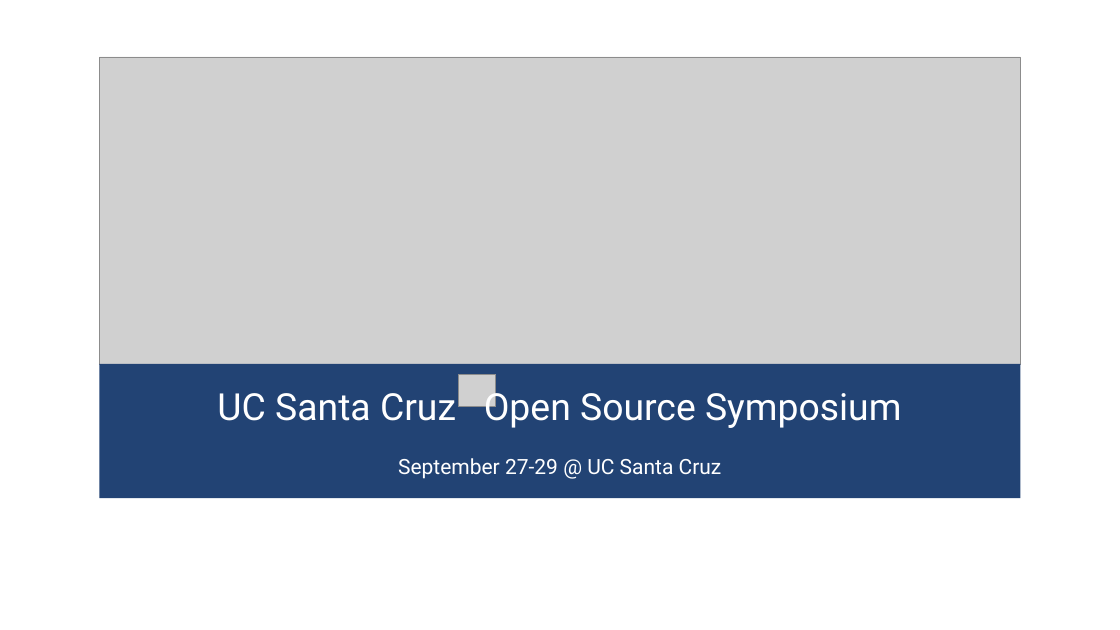
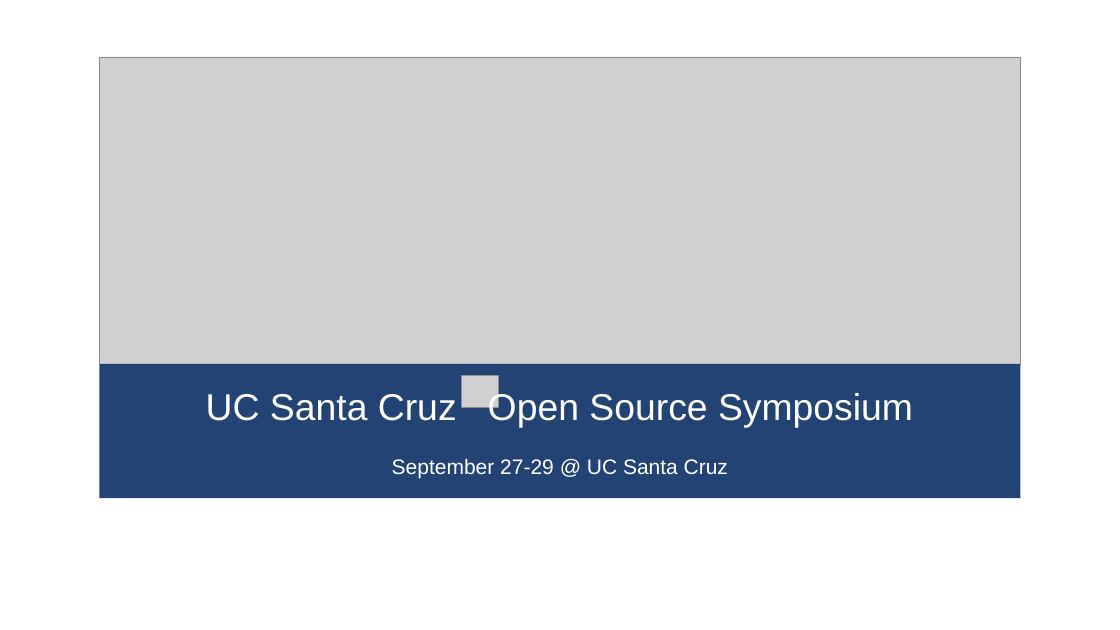
Before and after one commit to ucsc-ospo/ucsc-ospo.github.io, a slide deck: slide 1 of content/post/20220727/Banner.pptx. Drawn at 1120x630 pixels with LibreOffice and Linux fonts; fonts in the diff are those of the drawing; grey boxes stand for pictures. Boxes give left, top, right and bottom in pixels: in the first picture for what was removed or moved away, otherwise in the second. Text is boxed around its words. In the diff, an @@ line names an element or a change of style, - is before the commit and + after.

Commit message:
update banner powerpoint

```diff
--- a/content/post/20220727/Banner.pptx
+++ b/content/post/20220727/Banner.pptx
@@ text "UC Santa Cruz Open Source ..." at (x1=206, y1=391, x2=913, y2=478): font Roboto to Arial @@
```
